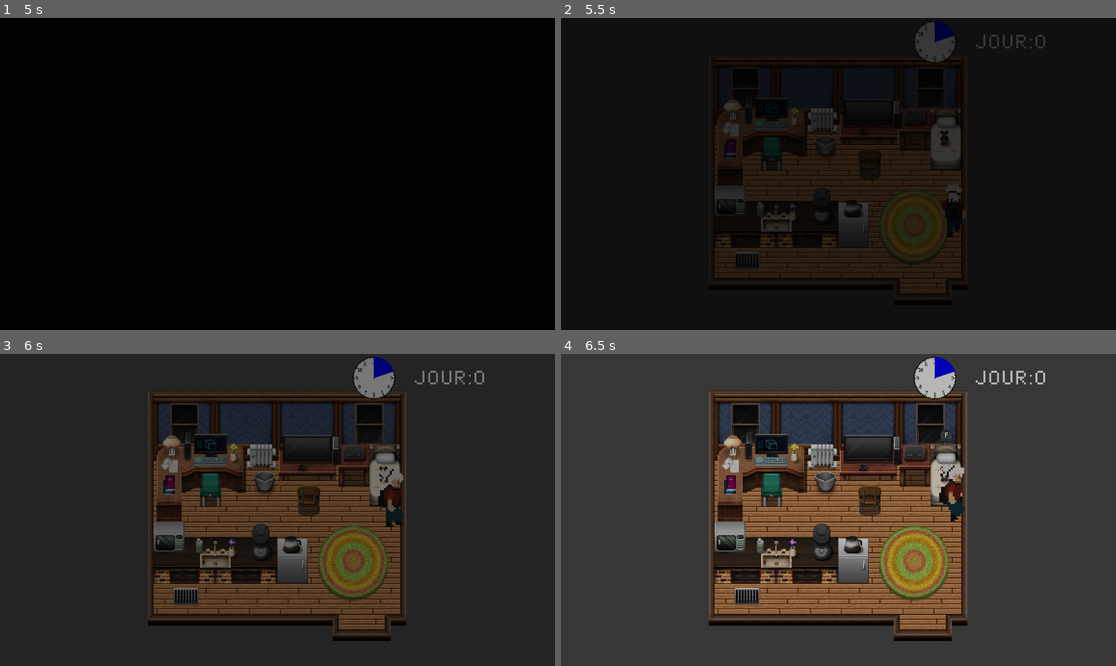
Above: before the commit, frames 1-4 (two rows, left to right).
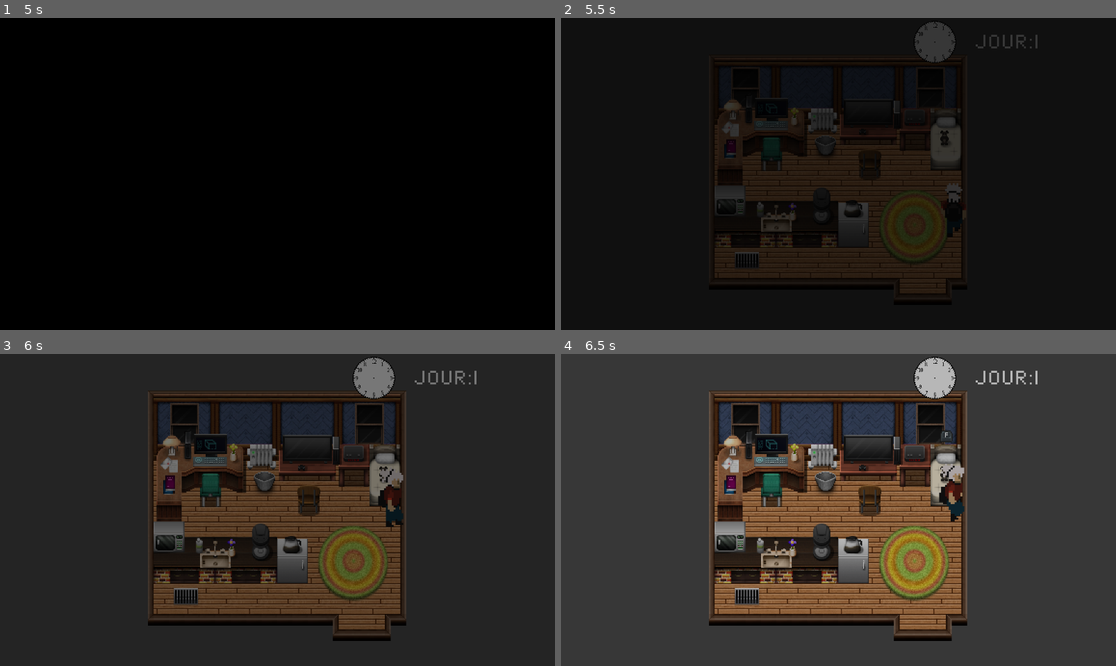
Above: after the commit, the same moments.

Repository: TOUQUI/Court-de-projet
Game: Godot game, scene res://Scene/SceneMaison.tscn
Two runs of this game, one before a commit and one after it. Both use one fixed random seed, a clock stepped at 60 frames per second and the inputs below. This scene is started directly instead of the project's main scene.
Inputs (mouse positions are in pixels of both pictures, inside the frame that each line leads up to):
- Up to frame 1 (5 s): tap Enter at 0.5 s; move the mouse to (249, 236) at 0.52 s; press the mouse at (249, 236) at 0.53 s; hold W (haut) 0.53-2.03 s; move the mouse to (444, 220) at 1.27 s; release the mouse at (444, 220) at 1.28 s; tap Shift (courire) at 1.35 s; move the mouse to (111, 127) at 2.02 s; hold F (interaction) 2.03-2.78 s; hold A (gauche) 2.03-3.53 s; move the mouse to (305, 174) at 2.77 s; click (305, 174) at 2.85 s; move the mouse to (194, 96) at 3.52 s; hold S (bas) 3.53-4.28 s; hold Shift (courire) 3.53-4.28 s; tap Space at 4.25 s; move the mouse to (399, 158) at 4.27 s; hold D (droite) from 4.28 s (still down); tap F (interaction) at 4.35 s
- Up to frame 2 (5.5 s): tap Enter at 5 s; move the mouse to (727, 189) at 5.02 s; release D (droite) at 5.03 s; press the mouse at (727, 189) at 5.03 s; hold W (haut) from 5.03 s (still down)
- Up to frame 3 (6 s): move the mouse to (333, 441) at 5.77 s; release W (haut) at 5.78 s; release the mouse at (333, 441) at 5.78 s; hold D (droite) from 5.78 s (still down); tap Shift (courire) at 5.85 s
- Up to frame 4 (6.5 s): keep holding D (droite)

Frame 1 is identical in both runs. In frame 2, 0.2% of the frame differs, in the area x 67-88%, y 0-10%; in frame 3, 0.2%; in frame 4, 0.2%.

Commit message:
Réparation
Réparation de la fonction dormir.

Diff:
--- a/LeJeu/LeJeu/Joueur/joueur.gd
+++ b/LeJeu/LeJeu/Joueur/joueur.gd
@@ -24,6 +24,7 @@
 
 
 func _input(event):
+	print(event)
 	if Input.is_action_pressed("bas"):
 		$AnimationPlayer.play("avancer_bas")
 	elif Input.is_action_pressed("droite"):
@@ -88,9 +89,9 @@
 	ajouterItemAcheter.emit(item, prix)
 
 
-func _on_scene_maison_dormire():
-	dormir.emit()
+func _on_menu_pause_sauvegarder():
+	sauvegarder.emit()
 
 
-func _on_menu_pause_sauvegarder():
-	sauvegarder.emit()
+func _on_scene_maison_dormir():
+	dormir.emit()
--- a/LeJeu/LeJeu/Scene/SceneMaison.tscn
+++ b/LeJeu/LeJeu/Scene/SceneMaison.tscn
@@ -18,6 +18,21 @@
 [sub_resource type="RectangleShape2D" id="RectangleShape2D_1a6vf"]
 size = Vector2(11, 39)
 
+[sub_resource type="Animation" id="Animation_c7ho0"]
+length = 0.001
+tracks/0/type = "value"
+tracks/0/imported = false
+tracks/0/enabled = true
+tracks/0/path = NodePath(".:self_modulate")
+tracks/0/interp = 1
+tracks/0/loop_wrap = true
+tracks/0/keys = {
+"times": PackedFloat32Array(0),
+"transitions": PackedFloat32Array(1),
+"update": 0,
+"values": [Color(1, 1, 1, 0)]
+}
+
 [sub_resource type="Animation" id="Animation_s1tox"]
 resource_name = "dormire"
 length = 5.0
@@ -32,21 +47,6 @@
 "transitions": PackedFloat32Array(1, 1, 1, 1),
 "update": 0,
 "values": [Color(1, 1, 1, 0), Color(1, 1, 1, 1), Color(1, 1, 1, 1), Color(1, 1, 1, 0)]
-}
-
-[sub_resource type="Animation" id="Animation_c7ho0"]
-length = 0.001
-tracks/0/type = "value"
-tracks/0/imported = false
-tracks/0/enabled = true
-tracks/0/path = NodePath(".:self_modulate")
-tracks/0/interp = 1
-tracks/0/loop_wrap = true
-tracks/0/keys = {
-"times": PackedFloat32Array(0),
-"transitions": PackedFloat32Array(1),
-"update": 0,
-"values": [Color(1, 1, 1, 0)]
 }
 
 [sub_resource type="AnimationLibrary" id="AnimationLibrary_e4kw1"]
@@ -152,6 +152,7 @@
 
 [node name="MenuPause" parent="." instance=ExtResource("8_6wxvl")]
 
+[connection signal="dormir" from="." to="Joueur" method="_on_scene_maison_dormir"]
 [connection signal="body_entered" from="Porte" to="." method="_on_porte_body_entered"]
 [connection signal="body_entered" from="Lit" to="." method="_on_lit_body_entered"]
 [connection signal="body_exited" from="Lit" to="." method="_on_lit_body_exited"]
